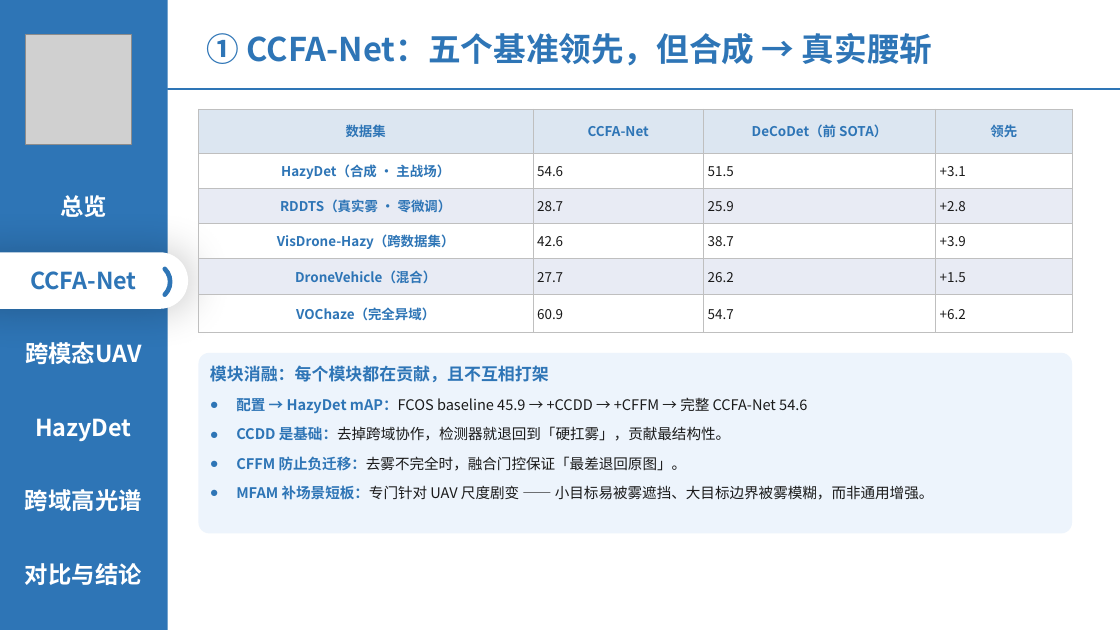
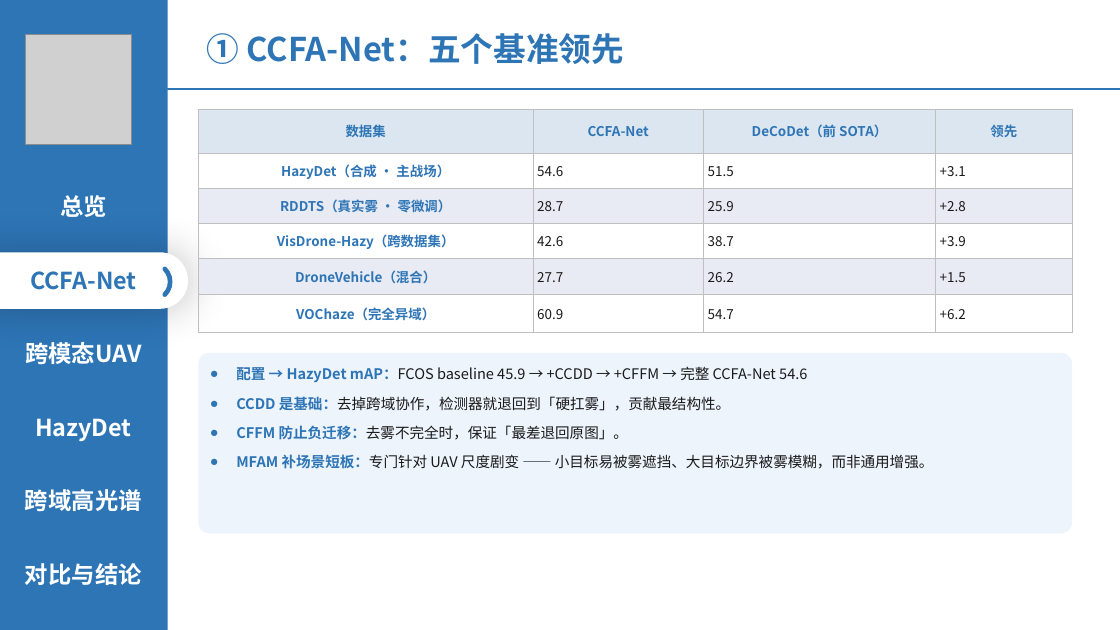
Before and after one commit to 139876/paper-notes, a slide deck: slide 7 of 论文精读/3-HazyDet精读/附件/四篇论文-组会汇报.pptx. Drawn at 1120x630 pixels with LibreOffice and Linux fonts; fonts in the diff are those of the drawing; grey boxes stand for pictures. Boxes give left, top, right and bottom in pixels: in the first picture for what was removed or moved away, otherwise in the second. Text is boxed around its words. In the diff, an @@ line names an element or a change of style, - is before the commit and + after.

```diff
--- a/论文精读/3-HazyDet精读/附件/四篇论文-组会汇报.pptx
+++ b/论文精读/3-HazyDet精读/附件/四篇论文-组会汇报.pptx
@@ text at (207, 33, 624, 64): text changed @@
-① CCFA-Net：五个基准领先，但合成 → 真实腰斩
+① CCFA-Net：五个基准领先
@@ text in rounded rectangle at (210, 365, 549, 382): paragraph removed @@
-模块消融：每个模块都在贡献，且不互相打架
@@ text in rounded rectangle at (236, 425, 628, 440): text changed @@
-● CFFM 防止负迁移：去雾不完全时，融合门控保证「最差退回原图」。
+● CFFM 防止负迁移：去雾不完全时，保证「最差退回原图」。
```
Also in this commit, not shown: 9 other slides changed.
